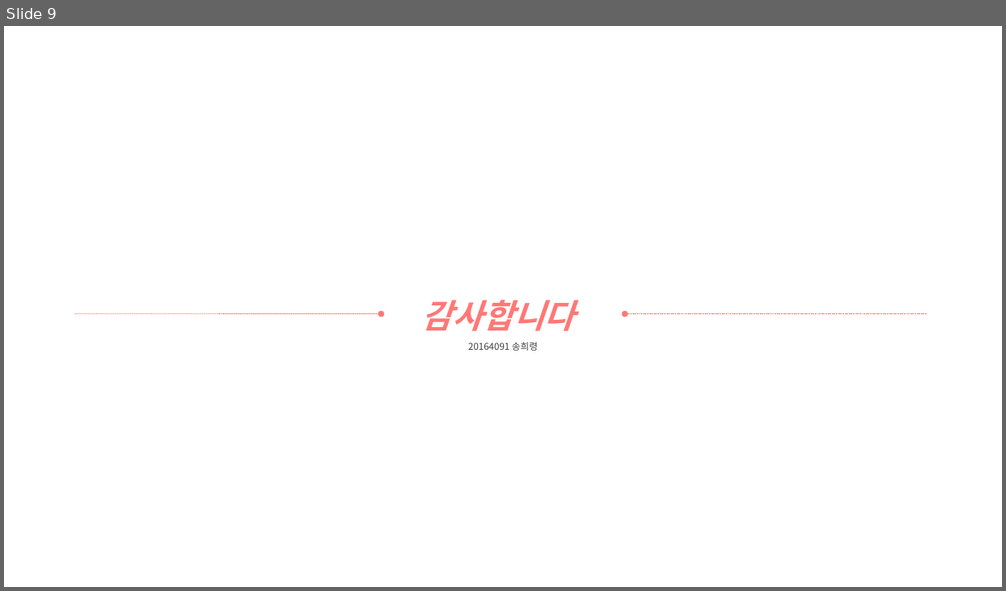
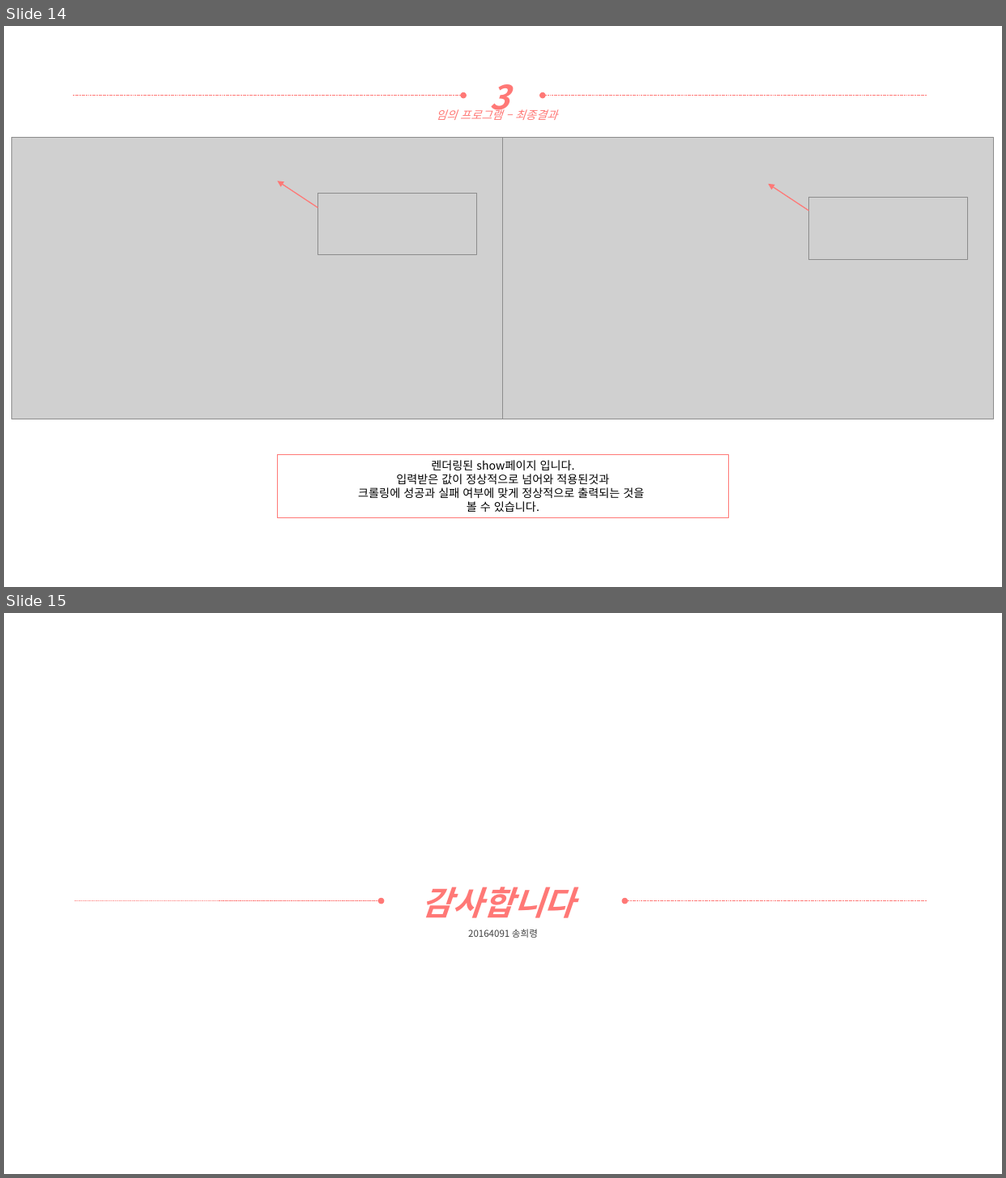
Before and after one commit to yooatom2200/Programing_Base_2, a slide deck: 4장/20164091-송희령-4주차 과제.pptx. Shown one above the other, each under a label of ours: slide 9 before the commit, slides 14 and 15 after it. The pictures are 1006x591 and 1006x1178 pixels, drawn with LibreOffice and Linux fonts; fonts in the diff are those of the drawing; grey boxes stand for pictures. Boxes give left, top, right and bottom in pixels: in the first picture for what was removed or moved away, otherwise in the second. Text is boxed around its words. In the diff, an @@ line names an element or a change of style, - is before the commit and + after.

```diff
--- a/4장/20164091-송희령-4주차 과제.pptx
+++ b/4장/20164091-송희령-4주차 과제.pptx
@@ slide 14 added at bbox=[4, 26, 1002, 587], background #FFFFFF @@
@@ arrow added from (73, 96) to (463, 96), #FF7876 0.5 pt dashed @@
@@ text added at bbox=[490, 84, 509, 118], 32 pt, text #FF7876, bold, italic @@
+3
@@ arrow added from (927, 96) to (543, 96), #FF7876 0.5 pt dashed @@
@@ text added at bbox=[436, 108, 557, 120], 11 pt, text #FF7876, italic @@
+임의 프로그램 – 최종결과
@@ picture added at bbox=[11, 138, 503, 420] @@
@@ picture added at bbox=[503, 138, 994, 420] @@
@@ arrow added from (317, 208) to (277, 181), #FF7876 1 pt @@
@@ picture added at bbox=[317, 193, 476, 255] @@
@@ arrow added from (809, 211) to (769, 184), #FF7876 1 pt @@
@@ picture added at bbox=[809, 198, 967, 259] @@
@@ rectangle added at bbox=[277, 455, 729, 518], outline #FF7876 1 pt, 11 pt, text #000000 @@
+렌더링된 show페이지 입니다.
+입력받은 값이 정상적으로 넘어와 적용된것과
+크롤링에 성공과 실패 여부에 맞게 정상적으로 출력되는 것을
+볼 수 있습니다.
@@ what was slide 9 is now slide 15 @@
```
Also in this commit, not shown: 5 other slides added, 5 other files.
